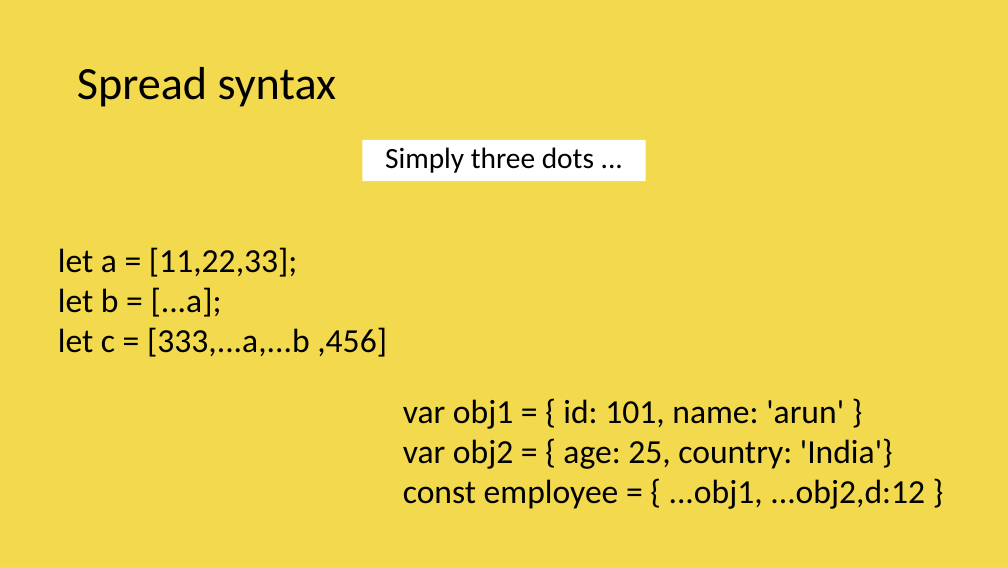
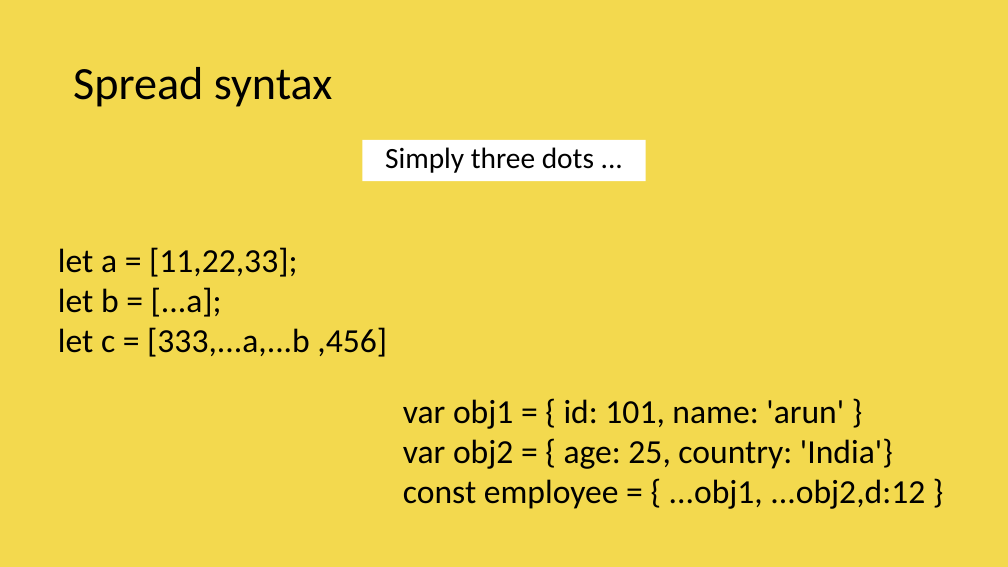
Before and after one commit to vishwanantha/javascript-101, a slide deck: slide 2 of ppt/003 - Spread Operator.pptx. Drawn at 1008x567 pixels with LibreOffice and Linux fonts; fonts in the diff are those of the drawing. Boxes give left, top, right and bottom in pixels: in the first picture for what was removed or moved away, otherwise in the second. Text is boxed around its words. In the diff, an @@ line names an element or a change of style, - is before the commit and + after.

```diff
--- a/ppt/003 - Spread Operator.pptx
+++ b/ppt/003 - Spread Operator.pptx
@@ title "Spread syntax": place and size @@
-title "Spread syntax" at [77, 67, 337, 107]
+title "Spread syntax" at [73, 67, 333, 107]
```
Also in this commit, not shown: 6 other slides changed, 4 slides added.
